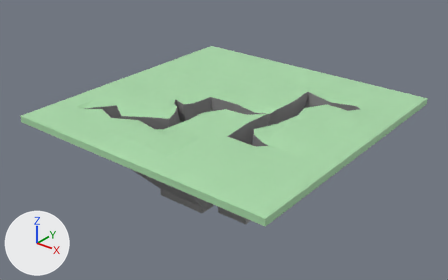
Before and after pictures for a commit that changed the FBX model Art Assets/Terrain/Ravine I.fbx.
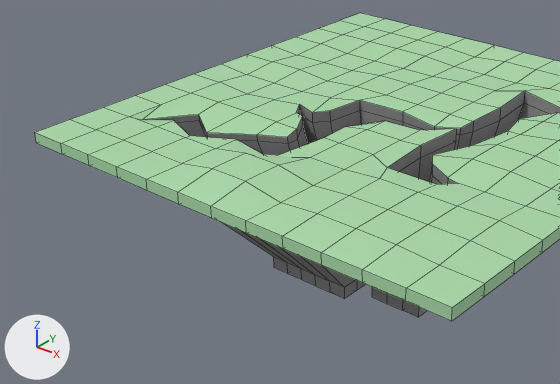
Each version is shown whole from a 50 mm lens placed at (19.6, -25.0, 13.5), pointed at (-0.8, 0.4, -2.2), then close up on the part from 0% to 73% of the width and 14% to 94% of the height. The axes (+X, +Y, +Z) are drawn at lower left. The lights are the same throughout. The close-ups show mesh edges as thin lines. Where no turn or scale is listed for an object, it has been applied to the vertices.

The first close-up shows 'Ravine I'.
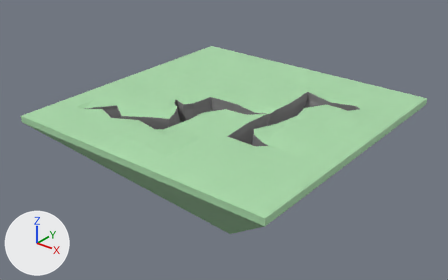
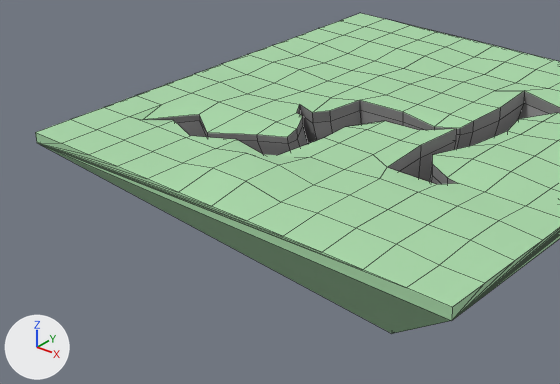
Where the newer file only moved an object's origin or applied its transform, the numbers keep the older frame.

Changed parts and their boxes [x1, y1, x2, y2] in the close-ups (560 x 384 px):
'Ravine I', reshaped: before [35, 13, 560, 321]; after [35, 13, 560, 334]
part 1 of me_cube, deleted: before [35, 133, 560, 321]
part 2 of me_cube, added (green): after [42, 145, 451, 334]

Diff of the bpy script that builds the scene:
```diff
--- a/Art Assets/Terrain/Ravine I.fbx.py
+++ b/Art Assets/Terrain/Ravine I.fbx.py
@@ me_cube @@
 # used by ob_ravine_i; location = (0.0, 0.0, 0.0)
-me_cube.from_pydata(...)  # 646 vertices, 618 faces; spans x -8.0..8.0, y -8.0..8.0, z -5.2..0.4
+me_cube.from_pydata(...)  # 331 vertices, 353 faces; spans x -8.0..8.0, y -8.0..8.0, z -8.3..0.4
+# me_cube part 1: 316 vertices removed from x -8.0..8.0, y -8.0..8.0, z -5.2..-0.2
+# me_cube part 2: 1 vertex added at x 0.0, y 0.0, z -8.3
 me_cube.materials.append(mat_grass_ravine_i)
```
